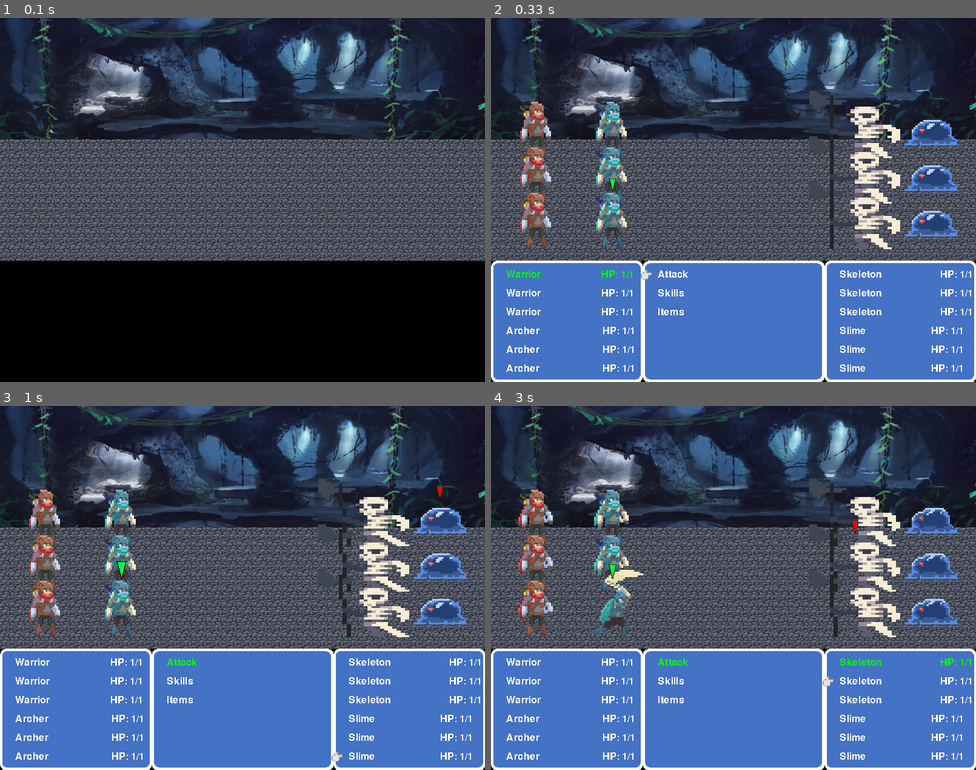
Above: before the commit, frames 1-4 (two rows, left to right).
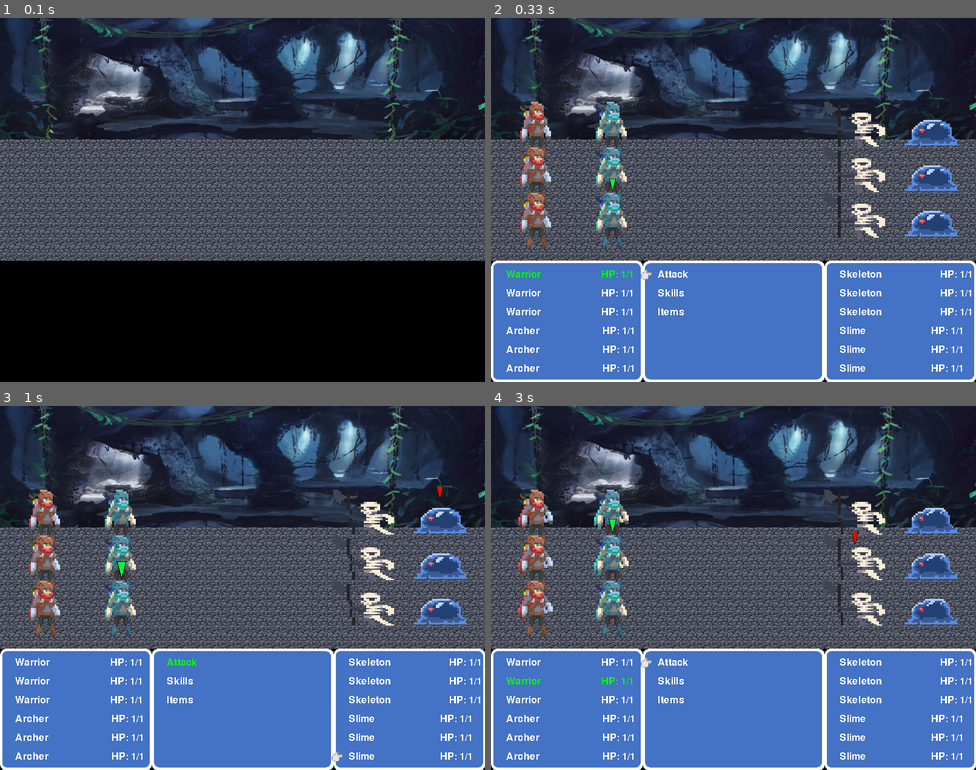
Above: after the commit, the same moments.

Repository: roymainer/pygame_turn_based_rpg
Game: pygame game, started from main.py
The game is run twice, just before and just after one commit, with the same random seed, the same clock (stepped at 60 frames per second) and the same inputs.
Inputs (mouse positions are in pixels of both pictures, inside the frame that each line leads up to):
- Up to frame 1 (0.1 s): no input
- Up to frame 2 (0.33 s): no input
- Up to frame 3 (1 s): tap Enter at 0.33 s; hold Up from 0.67 s (still down); move the mouse to (397, 577) at 0.7 s
- Up to frame 4 (3 s): release Up at 1.13 s; hold Down 1.17-1.63 s; move the mouse to (617, 591) at 1.2 s; tap Enter at 1.67 s; hold Down 2.4-2.77 s

Frame 1 is identical in both runs. In frame 2, 2.9% of the frame differs, in the area x 65-85%, y 20-64%; in frame 3, 2.8%; in frame 4, 4.1%, in the area x 3-99%, y 20-77%.

Commit message:
fixed issues with combat

Diff:
--- a/Assets/Graphics/Characters/skeleton_sprite_sheet.txt
+++ b/Assets/Graphics/Characters/skeleton_sprite_sheet.txt
@@ -16,20 +16,20 @@
 attack-15 = 41 61 32 21
 attack-16 = 74 32 32 20
 attack-17 = 34 83 31 18
-dead-00 = 186 94 22 30
-dead-01 = 186 0 23 30
-dead-02 = 127 62 23 30
-dead-03 = 66 83 24 30
-dead-04 = 102 53 24 30
-dead-05 = 91 84 24 30
-dead-06 = 111 0 24 30
-dead-07 = 136 0 24 30
-dead-08 = 152 56 23 30
-dead-09 = 201 31 23 27
-dead-10 = 152 31 24 24
-dead-11 = 33 102 25 15
-dead-12 = 0 119 30 7
-dead-13 = 0 32 63 6
+die-00 = 186 94 22 30
+die-01 = 186 0 23 30
+die-02 = 127 62 23 30
+die-03 = 66 83 24 30
+die-04 = 102 53 24 30
+die-05 = 91 84 24 30
+die-06 = 111 0 24 30
+die-07 = 136 0 24 30
+die-08 = 152 56 23 30
+die-09 = 201 31 23 27
+die-10 = 152 31 24 24
+die-11 = 33 102 25 15
+die-12 = 0 119 30 7
+die-13 = 0 32 63 6
 hit-00 = 209 91 22 30
 hit-01 = 0 127 22 30
 hit-02 = 177 31 23 30
--- a/Scenes/PlayingGameScene.py
+++ b/Scenes/PlayingGameScene.py
@@ -72,17 +72,29 @@
             self.__UI.remove_marker()  # delete the marker
             self.__UI.remove_actions_menu()  # remove the actions menu
 
+        """ Perform Action """
         if self.__current_action.is_ready():
             self.__current_action.perform_action()
 
+        """ Wait for animation to finish """
         if self.__current_action.is_finished():
-            self.__current_unit.set_action("idle")
+
+            """ Remove any dead units """
+            for unit in self.__turn_manager.get_all_units_list():
+                if unit.is_killed():
+                    unit.kill()
+                    self.__turn_manager.remove_unit(unit)
+
+            # self.__current_unit.set_action("idle")  # return acting unit to idle
             self.__current_action = None  # remove the current action
             self.__current_unit = None  # remove the current unit
             self.__turn_manager.set_next_unit()  # advance the turn manager to next unit
 
     def get_current_action(self):
         return self.__current_action
+
+    def get_turn_manager(self):
+        return self.__turn_manager
 
     def load_level(self):
         # load adventurer
@@ -150,6 +162,3 @@
 
         self.get_game().set_background(surface)
         return
-
-    def get_turn_manager(self):
-        return self.__turn_manager
--- a/Shared/AnimatedObject.py
+++ b/Shared/AnimatedObject.py
@@ -45,7 +45,8 @@
     def set_action(self, action):
         if action not in self.get_actions_list():
             return
-        self.__animator.reset_animation()
+        if action != self.__action:
+            self.__animator.reset_animation()
         self.__action = action
 
     def get_action(self):
--- a/Shared/Bestiary.py
+++ b/Shared/Bestiary.py
@@ -69,6 +69,7 @@
               SIZE: (50 * 3, 37 * 3)}
     WARRIOR = {NAME: "Warrior", UNIT_TYPE: UNIT_TYPE_MELEE,
                M: 5, WS: 4, BS: 5, S: 3, T: 3, W: 1, I: 5, A: 1, LD: 8,
+               # M: 5, WS: 9, BS: 5, S: 9, T: 3, W: 1, I: 5, A: 9, LD: 8,
                ARMOR: ARMOR_LIGHT,
                WARD: [WARD_NONE],
                SPRITE_SHEET: get_sprite_sheet_path("dark_sprite_sheet.png"),
@@ -90,4 +91,4 @@
                 ARMOR: ARMOR_NONE,
                 WARD: [WARD_NONE],
                 SPRITE_SHEET: get_sprite_sheet_path("skeleton_sprite_sheet.png"),
-                SIZE: (50 * 3, 37 * 3)}
+                SIZE: (50 * 2, 37 * 2)}
--- a/Shared/Character.py
+++ b/Shared/Character.py
@@ -69,3 +69,6 @@
 
     def get_unit_type(self):
         return self.__attributes[Bestiary.UNIT_TYPE]
+
+    def is_killed(self):
+        return self.get_wounds() <= 0
--- a/Shared/TurnManager.py
+++ b/Shared/TurnManager.py
@@ -45,12 +45,6 @@
     def add_computer_unit(self, new_unit):
         self.__add_unit(self.__computer_units, new_unit)
 
-    def remove_player_unit(self, unit):
-        self.__remove_unit(self.__player_units, unit)
-
-    def remove_computer_unit(self, unit):
-        self.__remove_unit(self.__computer_units, unit)
-
     def get_current_unit(self):
         return self.__all_units_sorted[self.__current_unit]
 
@@ -78,3 +72,18 @@
 
     def get_all_computer_units(self):
         return self.__computer_units
+
+    def remove_unit(self, unit):
+
+        if unit in self.__player_units:
+            self.__player_units.remove(unit)
+        elif unit in self.__computer_units:
+            self.__computer_units.remove(unit)
+
+        if unit in self.__all_units_sorted:
+            if self.__all_units_sorted[self.__current_unit] == unit:
+                # if current turn's unit is the unit to remove, increment the index
+                self.set_next_unit()  # ignore the return value
+
+            self.__sort_all_units_list()  # sort all units again
+        return
--- a/Shared/UnitAction.py
+++ b/Shared/UnitAction.py
@@ -2,7 +2,7 @@
 
 """ Key (unit_ws) : value (dict : key (enemy_ws) : value (dice roll to hit)) """
 # rows: unit's weapon skill, columns: target's weapon skill
-TO_HIT_CHART = {
+TO_HIT_CHART_CLOSE_COMBAT = {
     1: {1: 4, 2: 4, 3: 5, 4: 5, 5: 5, 6: 5, 7: 5, 8: 5, 9: 5, 10: 5},
     2: {1: 3, 2: 4, 3: 4, 4: 4, 5: 5, 6: 5, 7: 5, 8: 5, 9: 5, 10: 5},
     3: {1: 3, 2: 3, 3: 4, 4: 4, 5: 4, 6: 4, 7: 5, 8: 5, 9: 5, 10: 5},
@@ -14,6 +14,8 @@
     9: {1: 3, 2: 3, 3: 3, 4: 3, 5: 3, 6: 3, 7: 3, 8: 3, 9: 4, 10: 4},
     10: {1: 3, 2: 3, 3: 3, 4: 3, 5: 3, 6: 3, 7: 3, 8: 3, 9: 3, 10: 4},
 }
+
+TO_HIT_CHART_RANGED = {1: 6, 2: 5, 3: 4, 4: 3, 5: 2, 6: 1, 7: 0, 8: -1, 9: -2, 10: -3}
 
 # rows: unit's strength, columns: target_toughness
 TO_WOUND_CHART = {
@@ -93,7 +95,7 @@
         else:
             return False
 
-    def get_roll_to_hit(self, target) -> bool:
+    def get_roll_to_hit_close_combat(self, target) -> bool:
         print("Rolling to hit:")
         roll = Rolls.get_d6_roll()
         if roll == 6:
@@ -105,7 +107,26 @@
         else:
             ws = self.__unit.get_weapon_skill()
             target_ws = target.get_weapon_skill()
-            required_roll = TO_HIT_CHART[ws][target_ws]
+            required_roll = TO_HIT_CHART_CLOSE_COMBAT[ws][target_ws]
+            if roll >= required_roll:
+                print("Target hit!")
+                return True
+        print("Missed target!")
+        return False
+
+    def get_roll_to_hit_ranged(self, target) -> bool:
+        # TODO: target might be behind cover
+        print("Rolling to hit:")
+        roll = Rolls.get_d6_roll()
+        if roll == 6:
+            print("Target hit!")
+            return True
+        elif roll == 1:
+            print("Missed target!")
+            return False
+        else:
+            bs = self.__unit.get_ballistic_skill()
+            required_roll = TO_HIT_CHART_RANGED[bs]
             if roll >= required_roll:
                 print("Target hit!")
                 return True
@@ -145,12 +166,13 @@
             target_armor = target.get_armor()
             target_wards = target.get_wards()
 
+            required_roll = ARMOR_SAVES[target_armor]  # the required target roll to be saved by the armor
+
             if Bestiary.WARD_SHIELD_ENCHANTED in target_wards:
-                target_armor -= 1
-
-            required_roll = ARMOR_SAVES[target_armor]
+                required_roll -= 1
+
             armor_modifier = ARMOR_SAVE_MODIFIER[s]
-            roll = roll - armor_modifier  # the stronger the weapon, the lower the chance that the armor will block
+            roll += armor_modifier  # the stronger the weapon, the lower the chance that the armor will block
             if roll >= required_roll:
                 print("Target saved by armor!")
                 return True
@@ -185,7 +207,6 @@
         return False
 
     def perform_action(self):
-        # TODO: add animations
         unit_type = self.__unit.get_unit_type()
 
         action = self.get_action()
@@ -193,17 +214,42 @@
         if action == Bestiary.ACTION_ATTACK:
             if unit_type == Bestiary.UNIT_TYPE_MELEE:
                 self.__unit.set_action("attack1")
+                number_of_attacks = self.__unit.get_attacks()
+                for a in range(number_of_attacks):
+
+                    alive_targets = [x for x in self.__targets if not x.is_killed()]
+
+                    if not any(alive_targets):
+                        # if all targets eliminated return
+                        self.__finished = True
+                        return
+
+                    # target = self.__targets[0]  # 1st target
+                    target = alive_targets[0]  # get the first remaining alive target
+
+                    hit = self.get_roll_to_hit_close_combat(target)
+                    if hit:
+                        wound = self.get_roll_to_wound(target)
+                        if wound:
+                            saved_by_armor = self.get_armor_saving_throw(target)
+                            if not saved_by_armor:
+                                saved_by_ward = self.get_ward_saving_throw(target)
+                                if saved_by_ward:
+                                    continue
+                                else:
+                                    target_wounds = target.get_wounds()
+                                    target.set_wounds(target_wounds - 1)
+
             elif unit_type == Bestiary.UNIT_TYPE_RANGE:
                 self.__unit.set_action("bow")
-            number_of_attacks = self.__unit.get_attacks()
-            for a in range(number_of_attacks):
+                # ranged units can only shoot once
 
                 if not any(self.__targets):
                     # if all targets eliminated return
                     return
 
                 target = self.__targets[0]  # 1st target
-                hit = self.get_roll_to_hit(target)
+                hit = self.get_roll_to_hit_close_combat(target)
                 if hit:
                     wound = self.get_roll_to_wound(target)
                     if wound:
@@ -211,16 +257,25 @@
                         if not saved_by_armor:
                             saved_by_ward = self.get_ward_saving_throw(target)
                             if saved_by_ward:
-                                continue
+                                return
                             else:
                                 target_wounds = target.get_wounds()
                                 target.set_wounds(target_wounds - 1)
-                                self.__finished = True
+
+            self.__finished = True
 
     def is_finished(self):
         if self.__finished:
             if self.__unit.is_animation_cycle_done():
-                self.__finished = False
-                return True
+                self.__unit.set_action("idle")
+
+                """ Animate targets death """
+                for target in self.__targets:
+                    if target.is_killed():
+                        target.set_action("die")
+
+                if target.is_animation_cycle_done():
+                    self.__finished = False
+                    return True
         else:
             return self.__finished
--- a/UI/PlayingGameSceneUI.py
+++ b/UI/PlayingGameSceneUI.py
@@ -31,8 +31,13 @@
         self.__pointer = MenuPointer()
 
     def update_units_menu(self):
-        self.__menus[PLAYER_UNITS_MENU].update_menu(self.scene.get_game())
-        self.__menus[COMPUTER_UNITS_MENU].update_menu(self.scene.get_game())
+        tm = self.scene.get_turn_manager()
+
+        player_units = tm.get_all_player_units()
+        self.__menus[PLAYER_UNITS_MENU].update_menu(self.scene.get_game(), player_units)
+
+        computer_units = tm.get_all_computer_units()
+        self.__menus[COMPUTER_UNITS_MENU].update_menu(self.scene.get_game(), computer_units)
 
     def __add_player_units_menu(self):
         menu_size = (GameConstants.PLAYER_UNITS_MENU_WIDTH,
--- a/UI/UnitsMenu.py
+++ b/UI/UnitsMenu.py
@@ -32,13 +32,15 @@
     def get_selectd_unit(self):
         return self.__units_list[self.get_index()]
 
-    def update_menu(self, game):
-
-        # TODO: need to think, maybe this update should happen only when there is actual change to a unit
+    def update_menu(self, game, units_list):
 
         # clear the menu
         while self.get_menu_items_count() > 0:
             self.remove_item_from_menu(0)
+            self.__units_list = []
+
+        # update units list
+        self.__units_list = units_list
 
         # populate menu with new strings
         for unit in self.__units_list:
